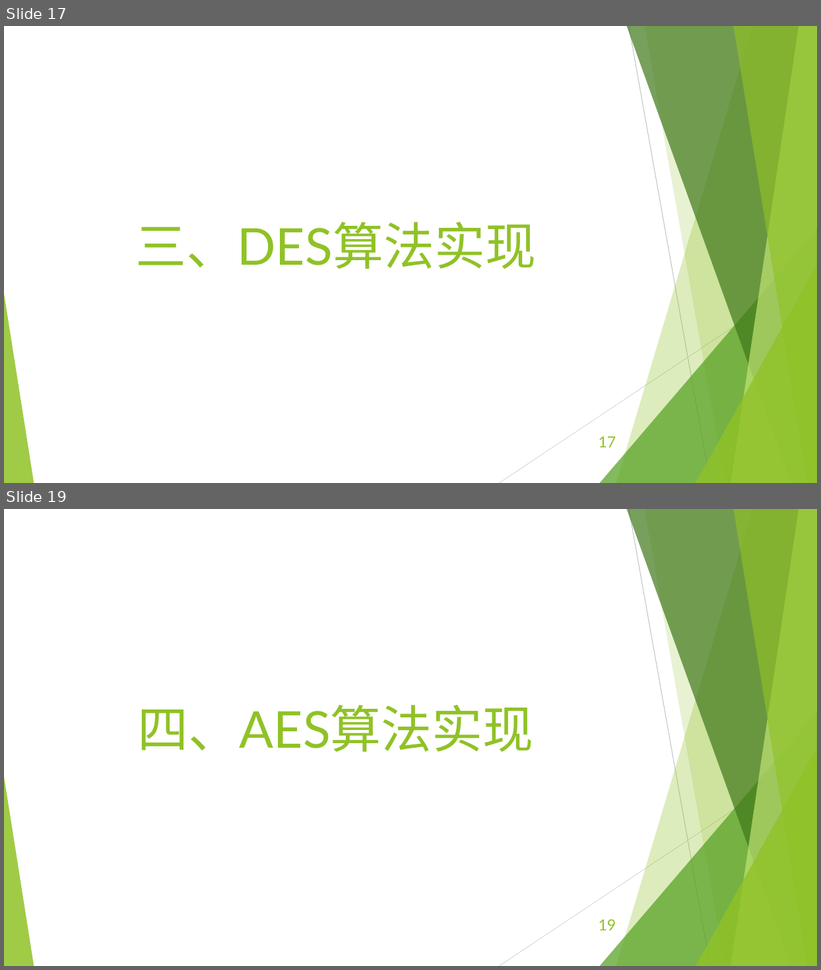
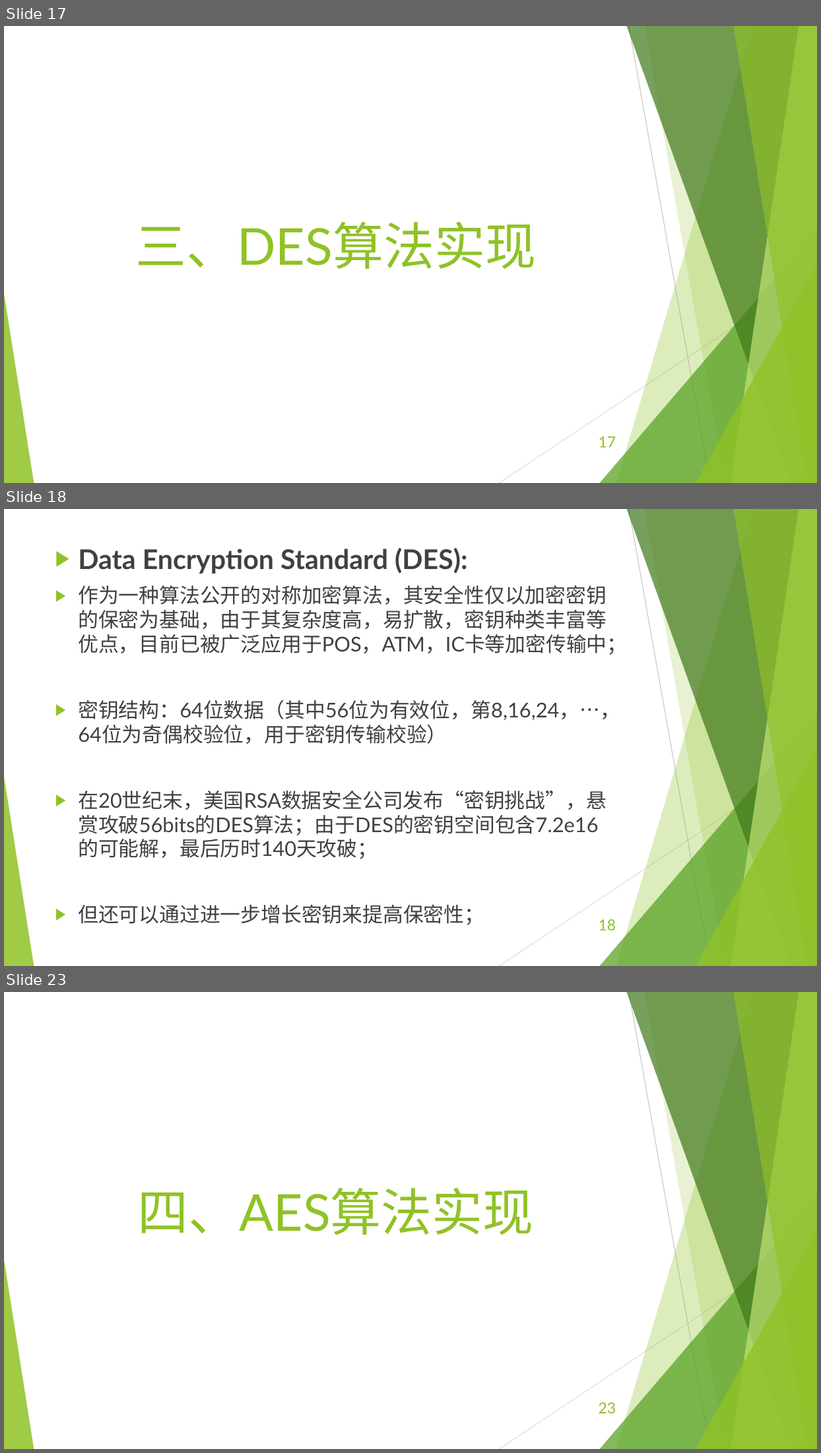
Before and after one commit to EECodingPresentation/project2, a slide deck: 展示报告.pptx. Shown one above the other, each under a label of ours: slides 17 and 19 before the commit, slides 17, 18 and 23 after it; the slides between them are not shown. The pictures are 821x970 and 821x1453 pixels, drawn with LibreOffice and Linux fonts; fonts in the diff are those of the drawing. Boxes give left, top, right and bottom in pixels: in the first picture for what was removed or moved away, otherwise in the second. Text is boxed around its words. In the diff, an @@ line names an element or a change of style, - is before the commit and + after.

```diff
--- a/展示报告.pptx
+++ b/展示报告.pptx
@@ slide 18 added at <box>4,509,817,966</box>, background #FFFFFF; not listed: 10 template elements that a slide beside it also shows @@
@@ text added at <box>78,548,627,925</box>, 24 pt, text #404040 @@
+▶ Data Encryption Standard (DES):
+▶ 作为一种算法公开的对称加密算法，其安全性仅以加密密钥的保密为基础，由于其复杂度高，易扩散，密钥种类丰富等优点，目前已被广泛应用于POS，ATM，IC卡等加密传输中；
+▶ 密钥结构：64位数据（其中56位为有效位，第8,16,24，…，64位为奇偶校验位，用于密钥传输校验）
+▶ 在20世纪末，美国RSA数据安全公司发布“密钥挑战”，悬赏攻破56bits的DES算法；由于DES的密钥空间包含7.2e16的可能解，最后历时140天攻破；
+▶ 但还可以通过进一步增长密钥来提高保密性；
@@ page number added at <box>599,920,616,931</box>, 18 pt, text #90C226 @@
+18
@@ what was slide 19 is now slide 23 @@
@@ page number at <box>599,1403,616,1414</box>: text changed @@
-19
+23
```
Also in this commit, not shown: 4 other slides added, 1 slide removed.
